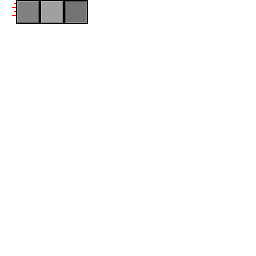
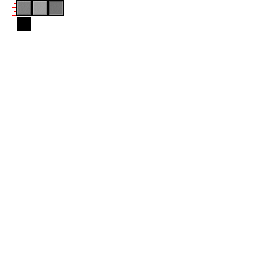
Layer changes from the first 256 x 256 image to the second:
painted on "Layer 1" over [16,0,88,31]
